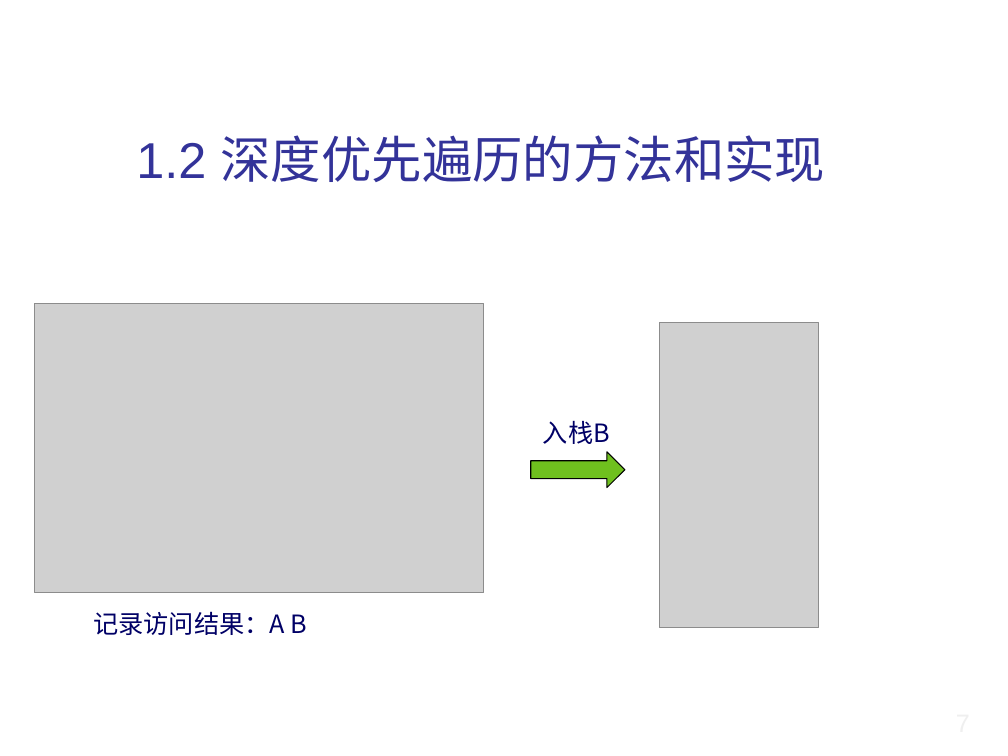
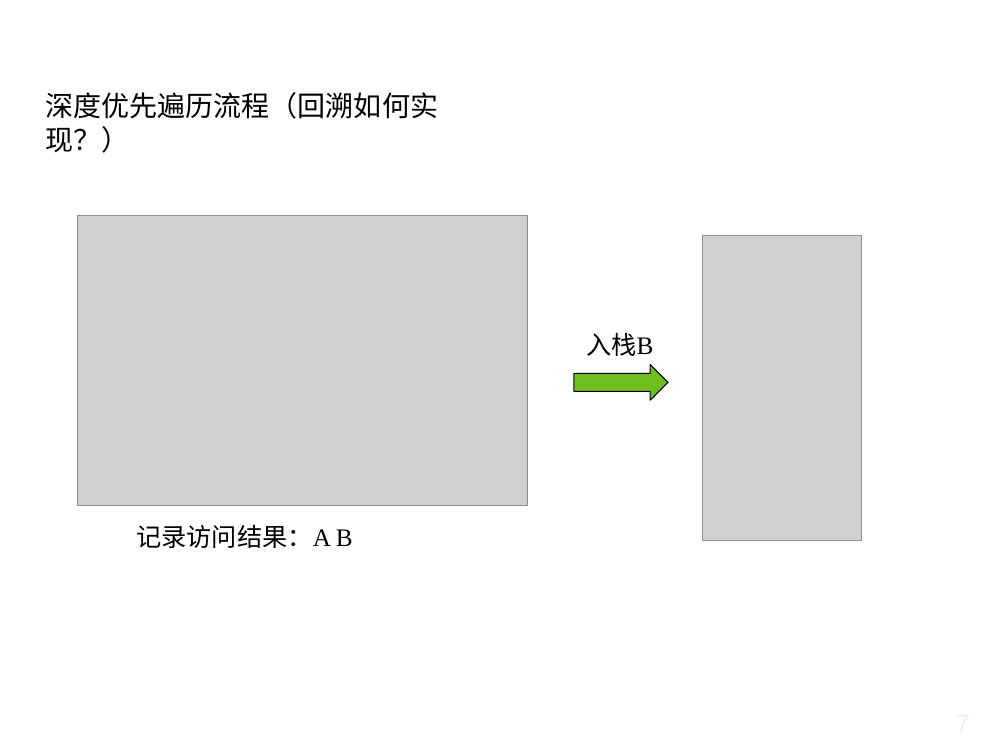
Before and after one commit to liutongling/DP, a slide deck: slide 10 of file/第6章 回朔法.pptx. Drawn at 1008x756 pixels with LibreOffice and Linux fonts; fonts in the diff are those of the drawing; grey boxes stand for pictures; background and template pictures are left out. Boxes give left, top, right and bottom in pixels: in the first picture for what was removed or moved away, otherwise in the second. Text is boxed around its words. In the diff, an @@ line names an element or a change of style, - is before the commit and + after.

```diff
--- a/file/第6章 回朔法.pptx
+++ b/file/第6章 回朔法.pptx
@@ text at (x1=46, y1=92, x2=439, y2=153): text changed; size 36 to 20 pt; font Arial to Times New Roman; text colour #333399 to #000000 @@
-1.2 深度优先遍历的方法和实现
+深度优先遍历流程（回溯如何实现？）
@@ picture moved from (x1=659, y1=323, x2=818, y2=628) to (x1=703, y1=235, x2=862, y2=540) @@
@@ text "入栈B" at (x1=586, y1=332, x2=653, y2=356): font Noto Sans CJK SC to Times New Roman, text colour #000066 to #000000 @@
@@ 1 picture, 1 text, 1 right arrow moved together from (x1=34, y1=303, x2=625, y2=594) to (x1=78, y1=216, x2=667, y2=506) @@
@@ text "记录访问结果：A B" moved from (x1=93, y1=611, x2=308, y2=635) to (x1=136, y1=524, x2=353, y2=548) @@
@@ text "记录访问结果：A B" at (x1=136, y1=524, x2=353, y2=548): font Noto Sans CJK SC to Times New Roman, text colour #000066 to #000000 @@
```
Also in this commit, not shown: 14 other slides changed.
